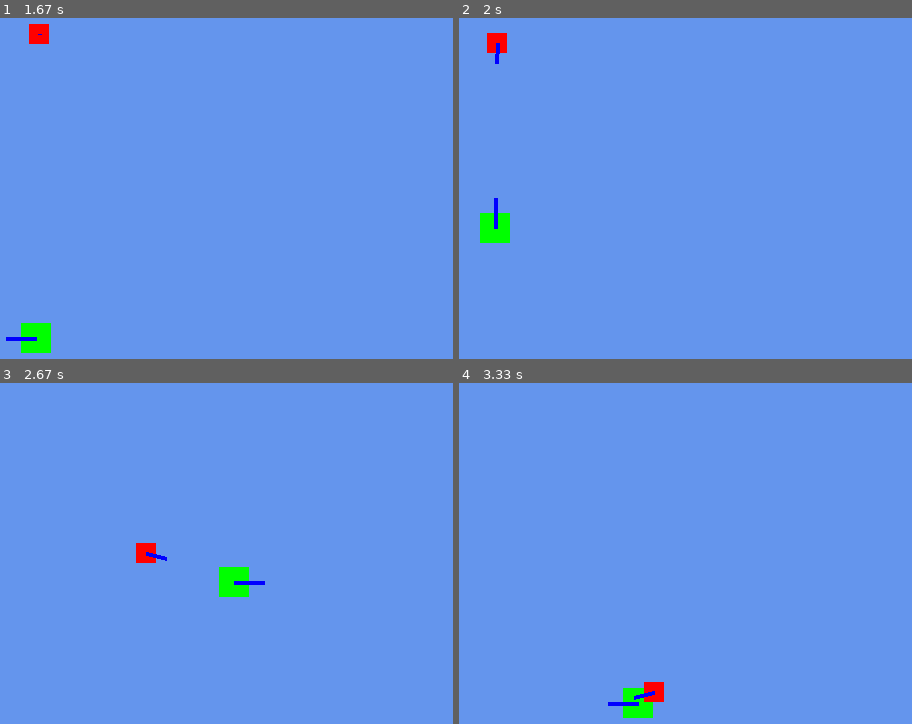
Above: before the commit, frames 1-4 (two rows, left to right).
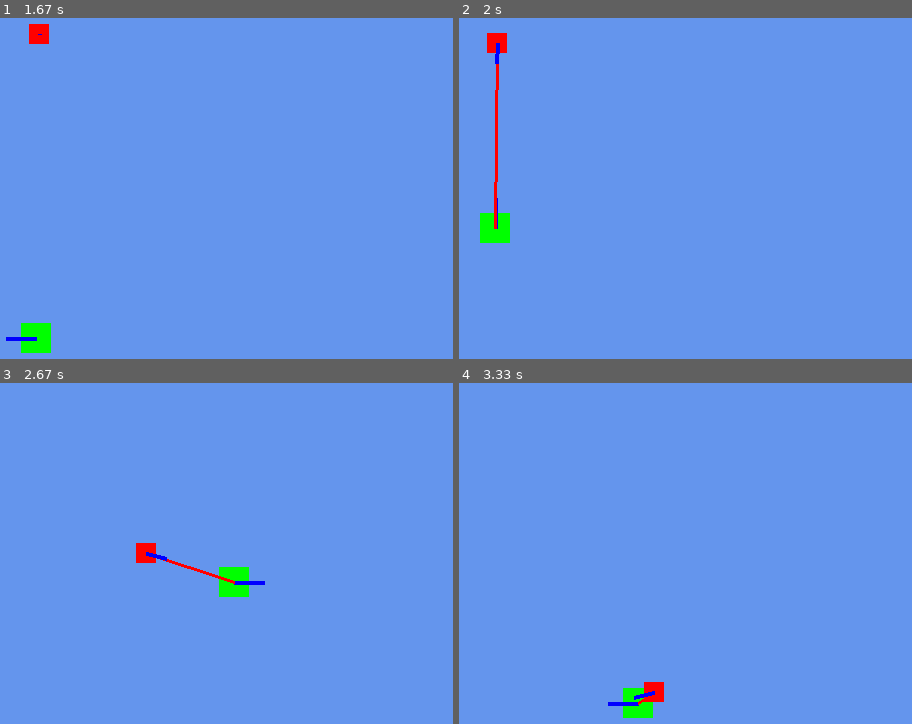
Above: after the commit, the same moments.

Repository: SamLayton97/GDD3400-PygameProject
Game: pygame game, started from IntroToPygame/IntroToPygame.py
Same seed, same stepped clock (60 frames per second), same inputs: the game is played once before the commit and once after it.
Inputs:
- Up to frame 1 (1.67 s): hold A 0.33-0.87 s; hold S 0.9-1.2 s; hold A 1.23-1.63 s
- Up to frame 2 (2 s): hold W from 1.67 s (still down)
- Up to frame 3 (2.67 s): release W at 2.03 s; hold D from 2.07 s (still down)
- Up to frame 4 (3.33 s): release D at 2.7 s; hold S 2.73-3.1 s; hold A from 3.13 s (still down)

Frame 1 is identical in both runs. In frame 2, 0.3% of the frame differs, in the area x 7-9%, y 13-62%; in frame 3, 0.1%; in frame 4, less than 0.1%.

Commit message:
Enemy agent draws vision-detection line to player when they are following it (used for debugging)

Diff:
--- a/IntroToPygame/Enemy.py
+++ b/IntroToPygame/Enemy.py
@@ -1,9 +1,22 @@
 import Constants
 from Vector import *
 from Agent import *
+import pygame
+from pygame.locals import *
+pygame.init()
 
 # Basic enemy agent with seek-flee capabilities
 class Enemy(Agent):
+
+	# Draws vision-detection line on top of drawing itself and its vector line
+	def draw(self, screen, target):
+		# for debugging: draw line from enemy's center to target's center if following target
+		if self.velocity.numerator != 0 or self.velocity.denominator != 0:
+			pygame.draw.line(screen, pygame.Color(255, 0, 0), (self.objectCenter.numerator, self.objectCenter.denominator),
+					(target.objectCenter.numerator, target.objectCenter.denominator), 3)
+
+		# draw self and vector line
+		super().draw(screen)
 
 	# Updates enemy's position, following target object if within attack range
 	def update(self, target):
--- a/IntroToPygame/IntroToPygame.py
+++ b/IntroToPygame/IntroToPygame.py
@@ -42,7 +42,7 @@
 
 	# update and draw enemy
 	newEnemy.update(myPlayer)
-	newEnemy.draw(screen)
+	newEnemy.draw(screen, myPlayer)
 
 	# update display and erase residue of current frame before drawing next
 	pygame.display.update()
